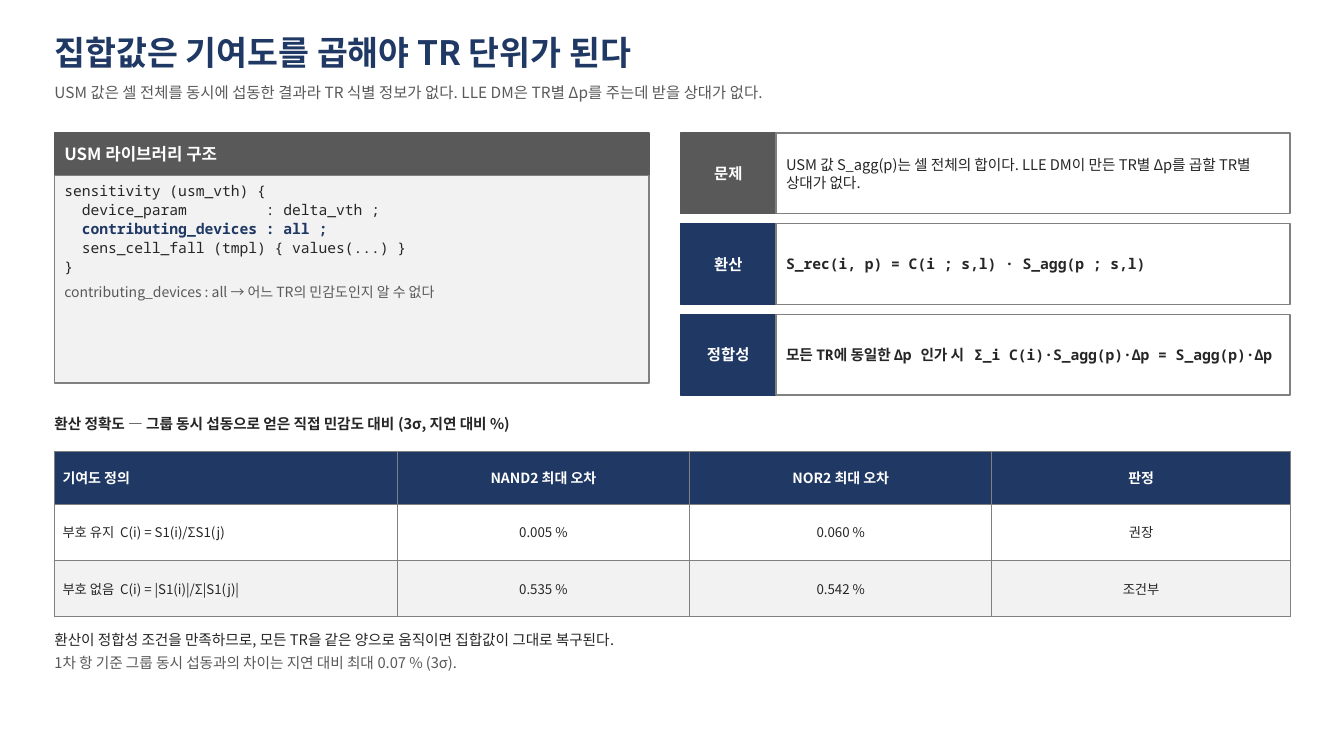
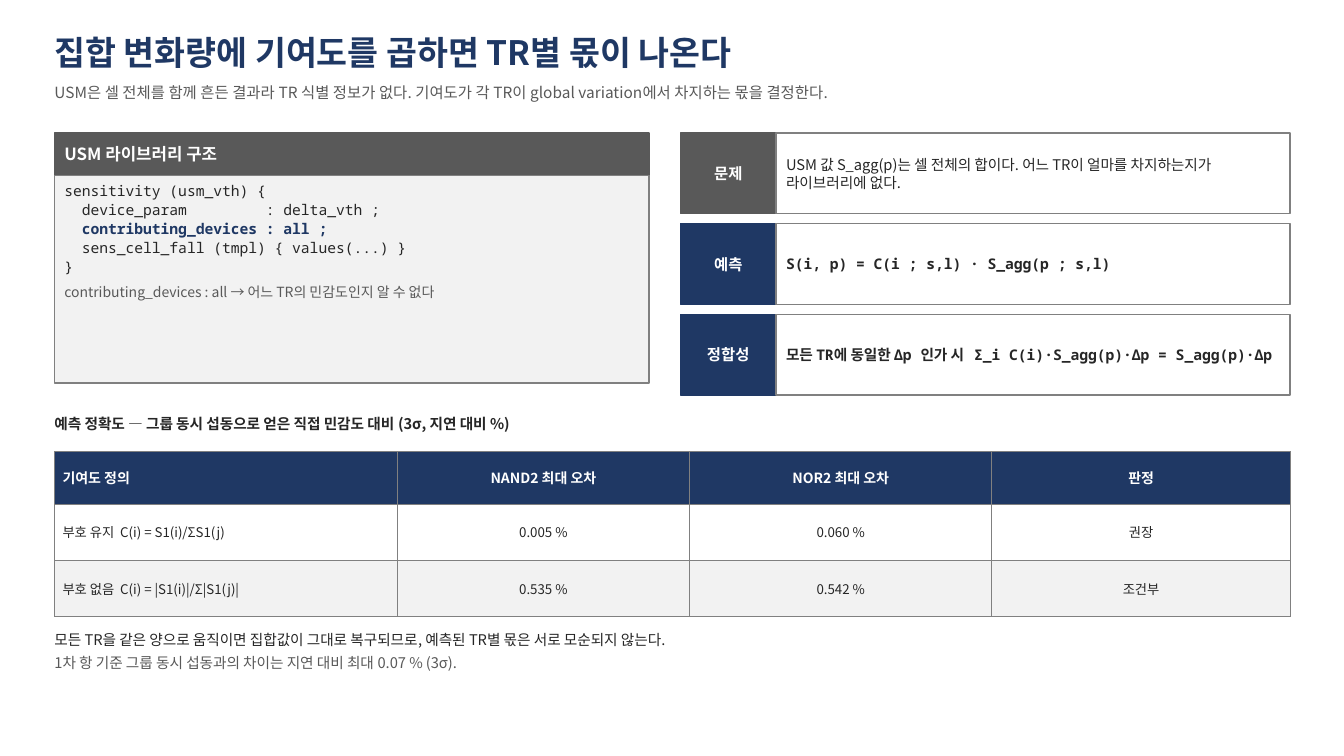
Before and after one commit to Yoobeom/Yoobeom, a slide deck: slide 3 of lvf_global_var/doc/slides/invention_4steps.pptx. Drawn at 1344x756 pixels with LibreOffice and Linux fonts; fonts in the diff are those of the drawing. Boxes give left, top, right and bottom in pixels: in the first picture for what was removed or moved away, otherwise in the second. Text is boxed around its words. In the diff, an @@ line names an element or a change of style, - is before the commit and + after.

```diff
--- a/lvf_global_var/doc/slides/invention_4steps.pptx
+++ b/lvf_global_var/doc/slides/invention_4steps.pptx
@@ text at [54,36,732,68]: text changed @@
-집합값은 기여도를 곱해야 TR 단위가 된다
+집합 변화량에 기여도를 곱하면 TR별 몫이 나온다
@@ text at [54,85,828,102]: text changed @@
-USM 값은 셀 전체를 동시에 섭동한 결과라 TR 식별 정보가 없다. LLE DM은 TR별 Δp를 주는데 받을 상대가 없다.
+USM은 셀 전체를 함께 흔든 결과라 TR 식별 정보가 없다. 기여도가 각 TR이 global variation에서 차지하는 몫을 결정한다.
@@ text in rectangle at [786,158,1212,189]: text changed @@
-USM 값 S_agg(p)는 셀 전체의 합이다. LLE DM이 만든 TR별 Δp를 곱할 TR별 상대가 없다.
+USM 값 S_agg(p)는 셀 전체의 합이다. 어느 TR이 얼마를 차지하는지가 라이브러리에 없다.
@@ text in rectangle at [714,257,742,272]: text changed @@
-환산
+예측
@@ text in rectangle at [786,257,1110,273]: text changed @@
-S_rec(i, p) = C(i ; s,l) · S_agg(p ; s,l)
+S(i, p) = C(i ; s,l) · S_agg(p ; s,l)
@@ text at [54,416,487,432]: text changed @@
-환산 정확도 — 그룹 동시 섭동으로 얻은 직접 민감도 대비 (3σ, 지연 대비 %)
+예측 정확도 — 그룹 동시 섭동으로 얻은 직접 민감도 대비 (3σ, 지연 대비 %)
@@ text at [54,633,666,648]: text changed @@
-환산이 정합성 조건을 만족하므로, 모든 TR을 같은 양으로 움직이면 집합값이 그대로 복구된다.
+모든 TR을 같은 양으로 움직이면 집합값이 그대로 복구되므로, 예측된 TR별 몫은 서로 모순되지 않는다.
```
Also in this commit, not shown: 3 other slides changed, 6 other files.
